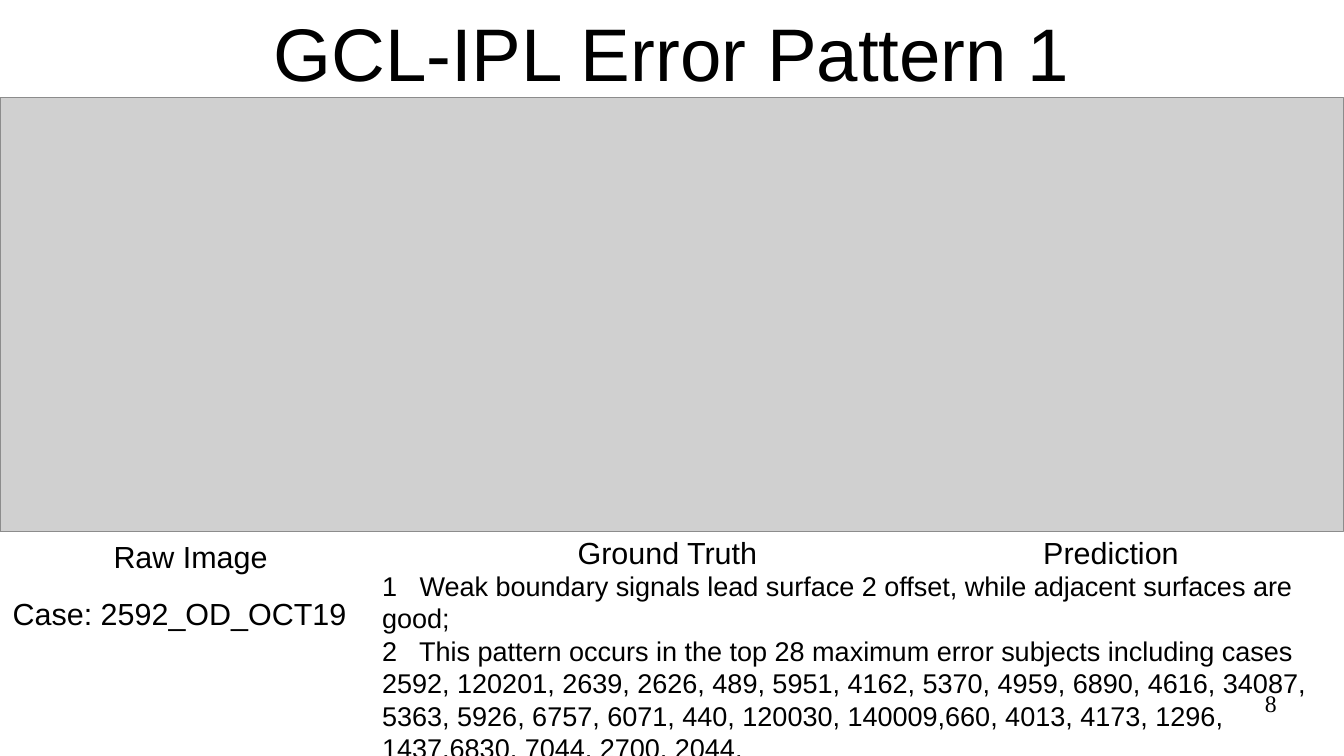
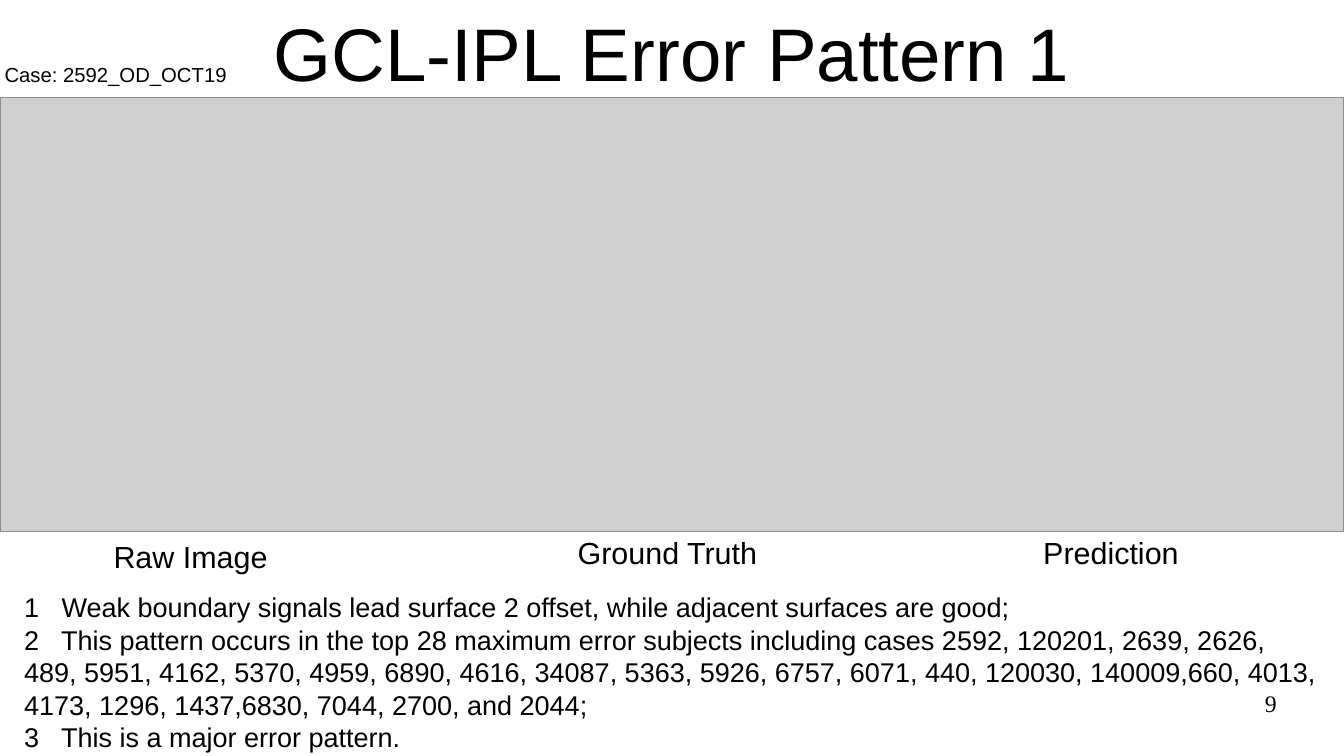
Before and after one commit to Hui-Xie/OvarianCancer, a slide deck: slide 9 of OCTMultiSurfaces/testConfig/expTongren_10Surfaces_allGoodBscans_20200512/10SurfaceExperementReport_20200529.odp (slide 8 before the commit). Drawn at 1344x756 pixels with LibreOffice and Linux fonts; fonts in the diff are those of the drawing; grey boxes stand for pictures. Boxes give left, top, right and bottom in pixels: in the first picture for what was removed or moved away, otherwise in the second. Text is boxed around its words. In the diff, an @@ line names an element or a change of style, - is before the commit and + after.

```diff
--- a/OCTMultiSurfaces/testConfig/expTongren_10Surfaces_allGoodBscans_20200512/10SurfaceExperementReport_20200529.odp
+++ b/OCTMultiSurfaces/testConfig/expTongren_10Surfaces_allGoodBscans_20200512/10SurfaceExperementReport_20200529.odp
@@ text "Case: 2592_OD_OCT19": place and size @@
-text "Case: 2592_OD_OCT19" at box(13, 603, 346, 631)
+text "Case: 2592_OD_OCT19" at box(5, 67, 226, 86)
@@ text "Case: 2592_OD_OCT19" at box(5, 67, 226, 86): size 18 to 12 pt @@
@@ text "1 Weak boundary signals lead ...": place and size @@
-text "1 Weak boundary signals lead ..." at box(382, 576, 1306, 730)
+text "1 Weak boundary signals lead ..." at box(24, 597, 1316, 752)
@@ text at box(24, 630, 1316, 752): text changed @@
-2 This pattern occurs in the top 28 maximum error subjects including cases 2592, 120201, 2639, 2626, 489, 5951, 4162, 5370, 4959, 6890, 4616, 34087, 5363, 5926, 6757, 6071, 440, 120030, 140009,660, 4013, 4173, 1296, 1437,6830, 7044, 2700, 2044.
+2 This pattern occurs in the top 28 maximum error subjects including cases 2592, 120201, 2639, 2626, 489, 5951, 4162, 5370, 4959, 6890, 4616, 34087, 5363, 5926, 6757, 6071, 440, 120030, 140009,660, 4013, 4173, 1296, 1437,6830, 7044, 2700, and 2044;
+3 This is a major error pattern.
@@ page number at box(1265, 696, 1277, 713): text changed @@
-8
+9
```
Also in this commit, not shown: 8 other slides changed, 2 slides added, 1 slide removed, 2 other files.
